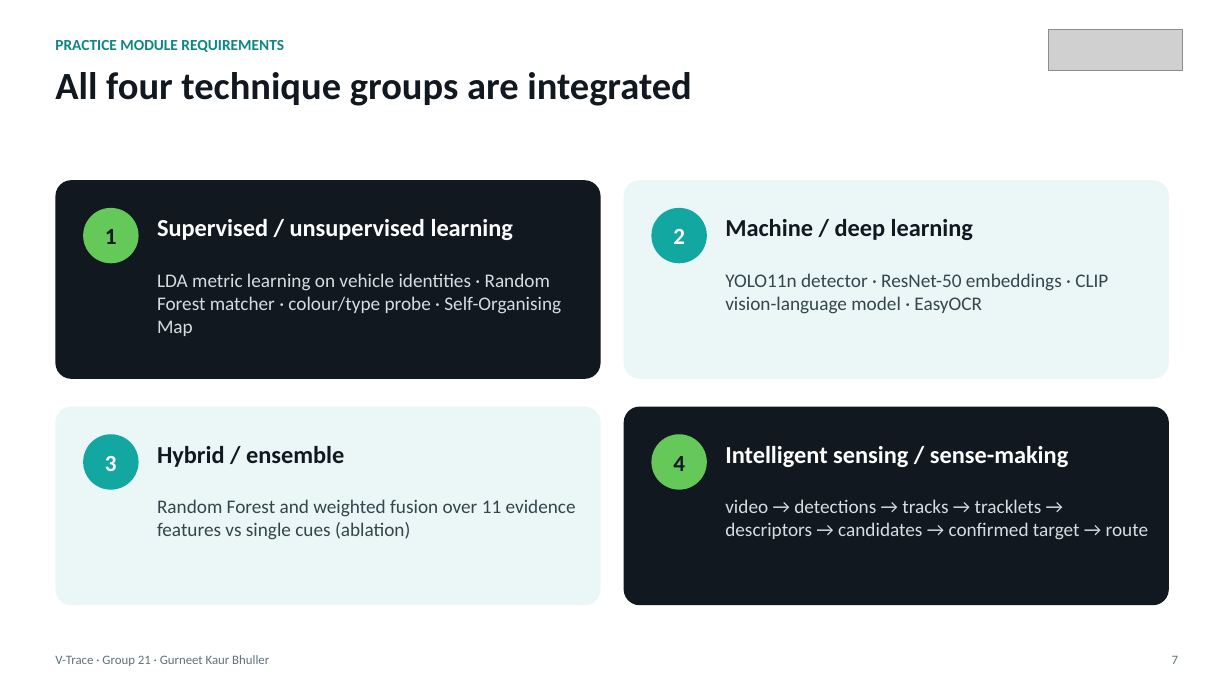
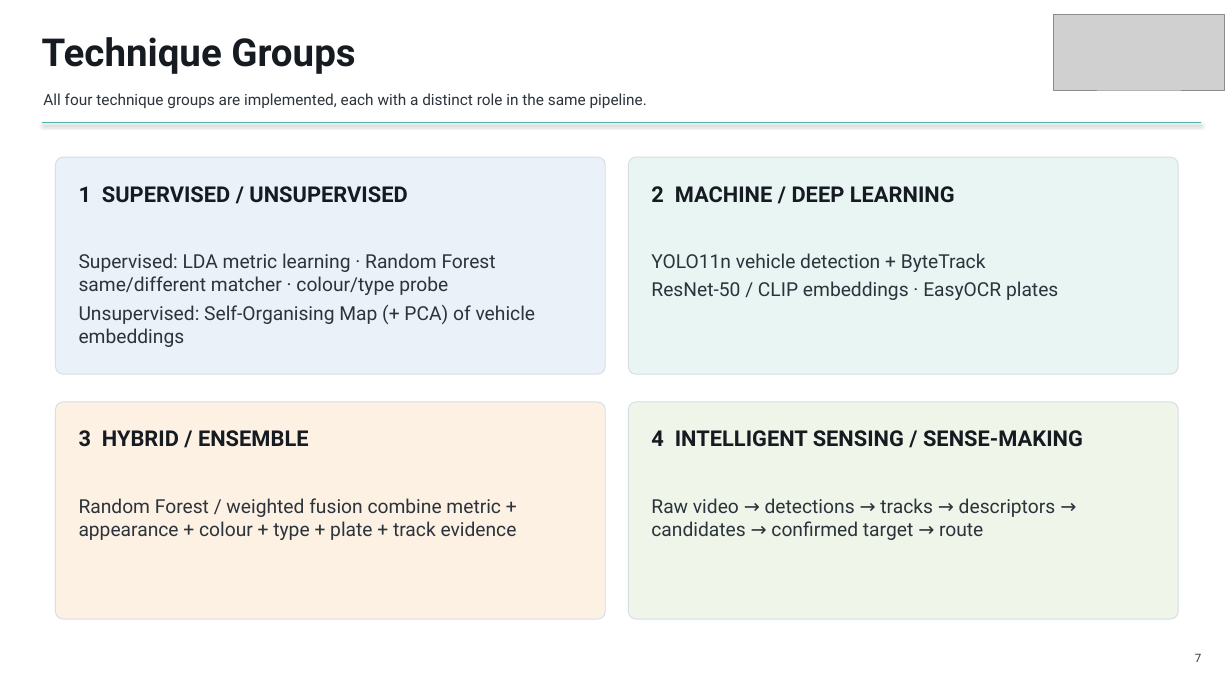
Before and after one commit to GurneetKB/V-Trace, a slide deck: slide 7 of deliverables/V-Trace_Final_Presentation.pptx. Drawn at 1232x693 pixels with LibreOffice and Linux fonts; fonts in the diff are those of the drawing; grey boxes stand for pictures. Boxes give left, top, right and bottom in pixels: in the first picture for what was removed or moved away, otherwise in the second. Text is boxed around its words. In the diff, an @@ line names an element or a change of style, - is before the commit and + after.

```diff
--- a/deliverables/V-Trace_Final_Presentation.pptx
+++ b/deliverables/V-Trace_Final_Presentation.pptx
@@ picture added at box(1054, 15, 1225, 90) @@
@@ text at box(42, 37, 355, 74): text changed; size 12 to 30 pt; font Calibri to Roboto; text colour #0E8782 to #161B22 @@
-PRACTICE MODULE REQUIREMENTS
+Technique Groups
@@ picture removed at box(1049, 30, 1183, 70) @@
@@ text at box(43, 93, 647, 108): text changed; size 30 to 12 pt; font Calibri to Roboto; text colour #111820 to #2B333C; bold off @@
-All four technique groups are integrated
+All four technique groups are implemented, each with a distinct role in the same pipeline.
@@ line added from (42, 123) to (1202, 123), #4FB3AE 0.75 pt @@
@@ rounded rectangle: place and size @@
-rounded rectangle at box(55, 180, 601, 379)
+rounded rectangle at box(55, 157, 605, 374)
@@ rounded rectangle at box(55, 157, 605, 374): fill #111820 to #EAF1F8; outline none to #D6DEE6 0.75 pt; proportions changed @@
@@ rounded rectangle: place and size @@
-rounded rectangle at box(624, 180, 1169, 379)
+rounded rectangle at box(628, 157, 1178, 374)
@@ rounded rectangle at box(628, 157, 1178, 374): fill #EAF7F6 to #E9F5F3; outline none to #D6DEE6 0.75 pt; proportions changed @@
@@ text at box(79, 186, 407, 203): text changed; size 19 to 17 pt; font Calibri to Roboto; text colour #FFFFFF to #161B22 @@
-Supervised / unsupervised learning
+1 SUPERVISED / UNSUPERVISED
@@ ellipse removed at box(83, 208, 139, 263) @@
-1
@@ text at box(651, 186, 955, 203): text changed; size 19 to 17 pt; font Calibri to Roboto; text colour #111820 to #161B22 @@
-Machine / deep learning
+2 MACHINE / DEEP LEARNING
@@ ellipse removed at box(652, 208, 707, 263) @@
-2
@@ text at box(79, 253, 536, 347): text changed; font Calibri to Roboto; text colour #D3DEE2 to #2B333C @@
-LDA metric learning on vehicle identities · Random Forest matcher · colour/type probe · Self-Organising Map
+Supervised: LDA metric learning · Random Forest same/different matcher · colour/type probe
+Unsupervised: Self-Organising Map (+ PCA) of vehicle embeddings
@@ text at box(651, 253, 1058, 300): text changed; font Calibri to Roboto; text colour #34454D to #2B333C @@
-YOLO11n detector · ResNet-50 embeddings · CLIP vision-language model · EasyOCR
+YOLO11n vehicle detection + ByteTrack
+ResNet-50 / CLIP embeddings · EasyOCR plates
@@ rounded rectangle: place and size @@
-rounded rectangle at box(55, 407, 601, 605)
+rounded rectangle at box(55, 402, 605, 619)
@@ rounded rectangle at box(55, 402, 605, 619): fill #EAF7F6 to #FDF1E3; outline none to #D6DEE6 0.75 pt; proportions changed @@
@@ rounded rectangle: place and size @@
-rounded rectangle at box(624, 407, 1169, 605)
+rounded rectangle at box(628, 402, 1178, 619)
@@ rounded rectangle at box(628, 402, 1178, 619): fill #111820 to #EFF5E8; outline none to #D6DEE6 0.75 pt; proportions changed @@
@@ text at box(79, 430, 309, 447): text changed; size 19 to 17 pt; font Calibri to Roboto; text colour #111820 to #161B22 @@
-Hybrid / ensemble
+3 HYBRID / ENSEMBLE
@@ ellipse removed at box(83, 434, 139, 490) @@
-3
@@ text at box(651, 430, 1083, 447): text changed; size 19 to 17 pt; font Calibri to Roboto; text colour #FFFFFF to #161B22 @@
-Intelligent sensing / sense-making
+4 INTELLIGENT SENSING / SENSE-MAKING
@@ ellipse removed at box(652, 434, 707, 490) @@
-4
@@ text at box(79, 498, 517, 540): text changed; font Calibri to Roboto; text colour #34454D to #2B333C @@
-Random Forest and weighted fusion over 11 evidence features vs single cues (ablation)
+Random Forest / weighted fusion combine metric + appearance + colour + type + plate + track evidence
@@ text at box(651, 498, 1056, 540): text changed; font Calibri to Roboto; text colour #D3DEE2 to #2B333C @@
-video → detections → tracks → tracklets → descriptors → candidates → confirmed target → route
+Raw video → detections → tracks → descriptors → candidates → confirmed target → route
@@ text removed at box(55, 655, 269, 666) @@
-V-Trace · Group 21 · Gurneet Kaur Bhuller
@@ text "7": place and size @@
-text "7" at box(1172, 656, 1178, 664)
+text "7" at box(1195, 653, 1202, 662)
@@ text "7" at box(1195, 653, 1202, 662): size 10 to 9 pt, font Calibri to Roboto, text colour #60727C to #2B333C @@
```
Also in this commit, not shown: 12 other slides changed, 4 slides added, 4 slides removed, 30 other files.
